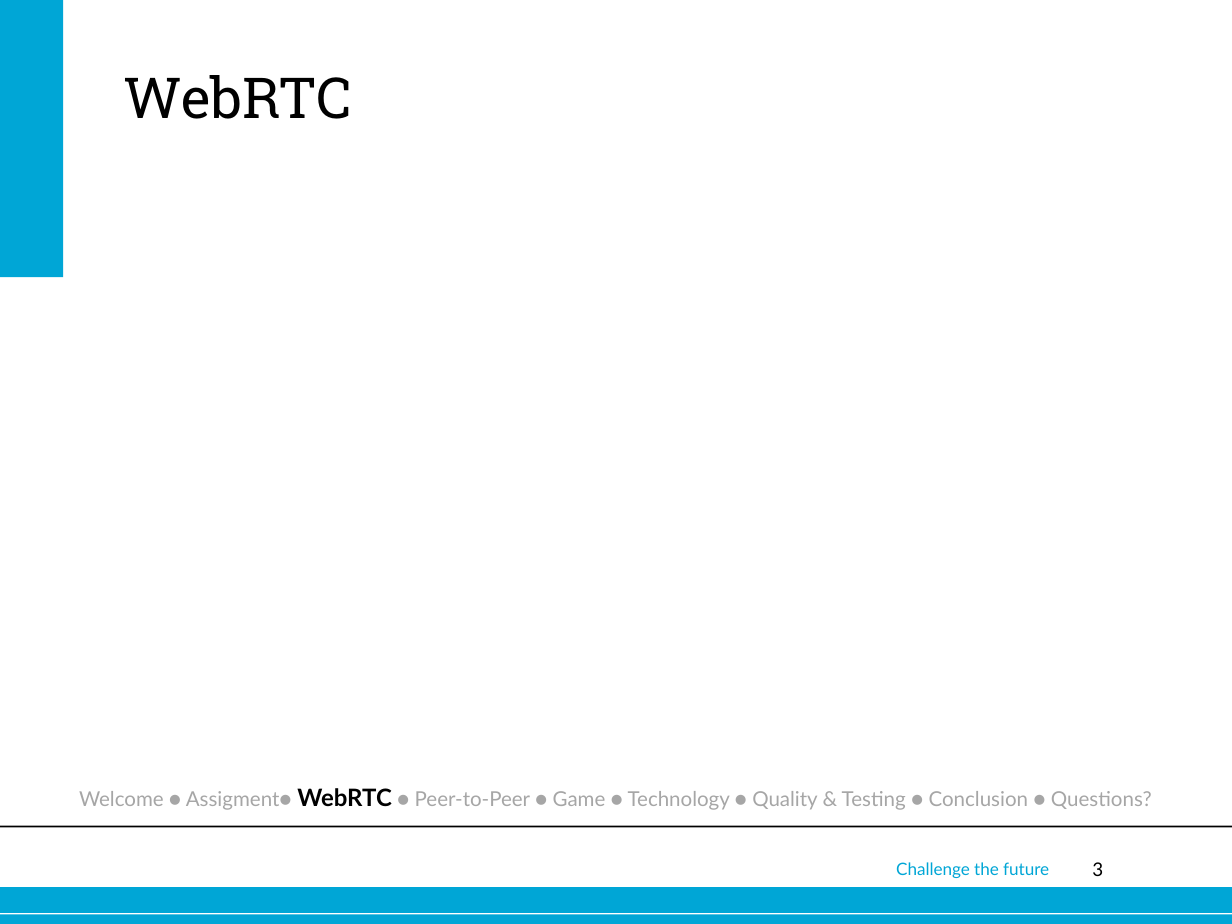
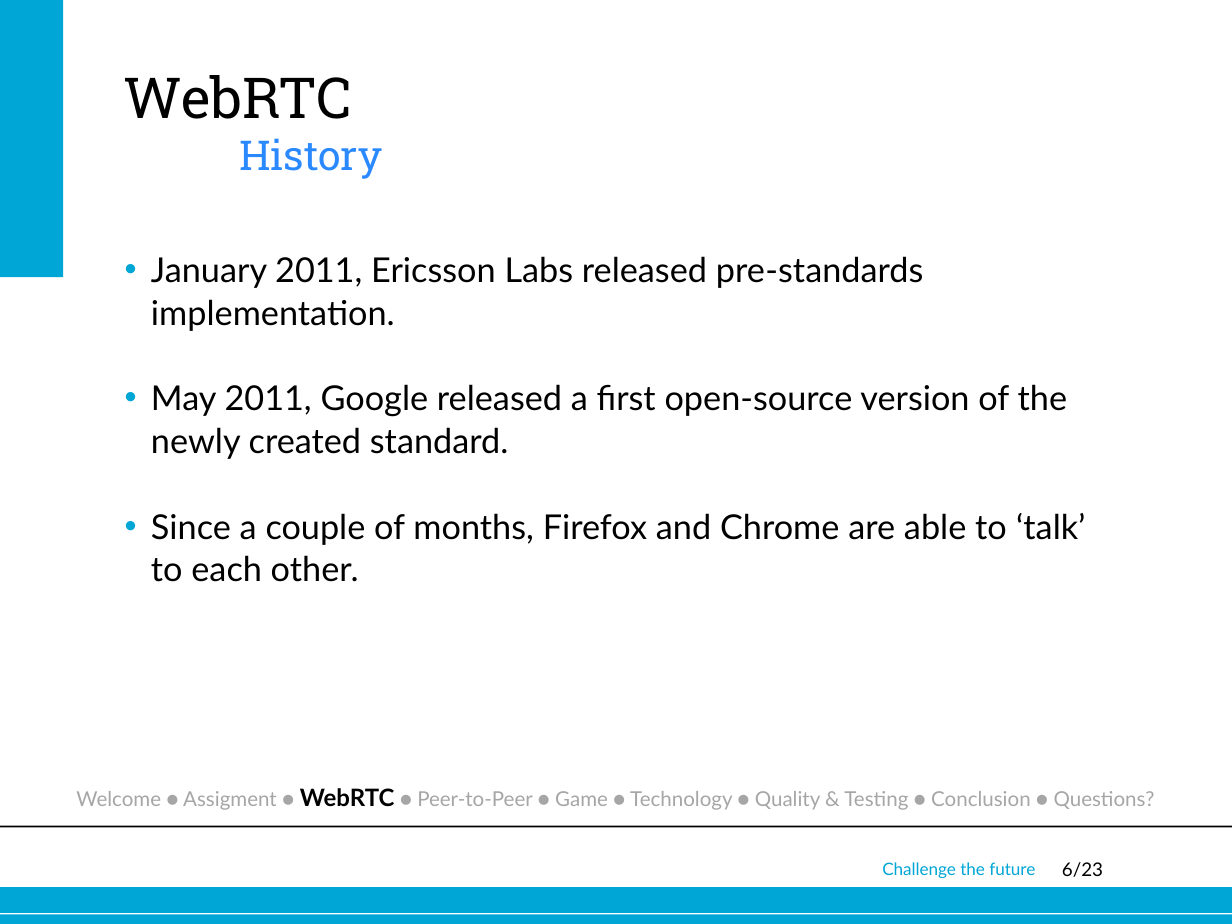
Before and after one commit to joostverdoorn/webrtc, a slide deck: slide 6 of documents/Eindpresentatie/webrtc.pptx (slide 3 before the commit). Drawn at 1232x924 pixels with LibreOffice and Linux fonts; fonts in the diff are those of the drawing; background and template pictures are left out. Boxes give left, top, right and bottom in pixels: in the first picture for what was removed or moved away, otherwise in the second. Text is boxed around its words. In the diff, an @@ line names an element or a change of style, - is before the commit and + after.

Commit message:
presentation

```diff
--- a/documents/Eindpresentatie/webrtc.pptx
+++ b/documents/Eindpresentatie/webrtc.pptx
@@ title at <box>124,75,382,179</box>: text changed; size 33 to 24 pt; text colour #000000 to #2B89FF @@
-WebRTC
+WebRTC
+History
@@ text added at <box>151,256,1085,582</box>, 20 pt, text #000000 @@
+• January 2011, Ericsson Labs released pre-standards implementation.
+• May 2011, Google released a first open-source version of the newly created standard.
+• Since a couple of months, Firefox and Chrome are able to ‘talk’ to each other.
@@ text at <box>76,788,1155,810</box>: spaces changed @@
-Welcome ● Assigment● WebRTC ● Peer-to-Peer ● Game ● Technology ● Quality & Testing ● Conclusion ● Questions?
+Welcome ● Assigment ● WebRTC ● Peer-to-Peer ● Game ● Technology ● Quality & Testing ● Conclusion ● Questions?
@@ text "Challenge the future": place and size @@
-text "Challenge the future" at <box>896,862,1049,878</box>
+text "Challenge the future" at <box>882,862,1035,878</box>
@@ page number at <box>1062,862,1103,877</box>: text changed @@
-3
+6/23
```
Also in this commit, not shown: 15 other slides changed, 7 slides added.
